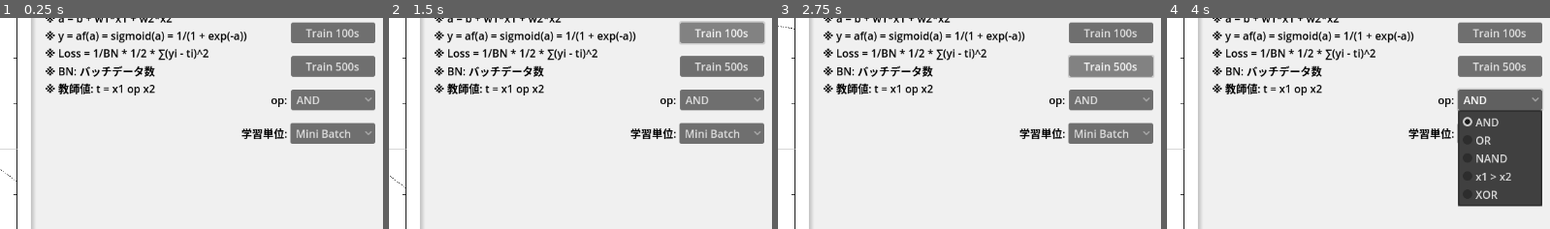
Above: before the commit, frames 1-4 (left to right).
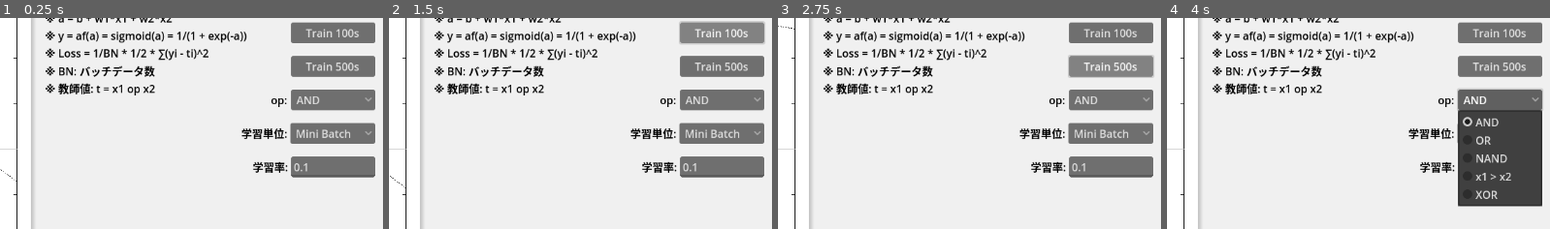
Above: after the commit, the same moments.

Repository: vivisuke/VisualFCL
Game: Godot game, scene res://fc1layer_scene.tscn
Same seed, same stepped clock (60 frames per second), same inputs: the game is played once before the commit and once after it.
Inputs:
- Up to frame 1 (0.25 s): no input
- Up to frame 2 (1.5 s): click "Train 1 Step" at 0.5 s; click "Train 100s" at 1.25 s
- Up to frame 3 (2.75 s): click "Train 500s" at 2 s
- Up to frame 4 (4 s): click "Init" at 2.75 s; click "AND" at 3.5 s
The pictures show only the part of the screen within x 50-100%, y 17-67%; the shares and areas given below are measured in that part.

The runs differ from the first frame. In frame 1, 2.5% of the frame differs, in the area x 66-98%, y 65-76%; in frame 2, 2.5%; in frame 3, 2.5%; in frame 4, 0.3%.

Commit message:
0024 ◎ C 06/14 06/15 0.001│ToDo│学習係数ラインエディット設置

Diff:
--- a/VisualFCL/fc1layer_scene.tscn
+++ b/VisualFCL/fc1layer_scene.tscn
@@ -160,6 +160,21 @@
 horizontal_alignment = 2
 vertical_alignment = 1
 
+[node name="LearningRate" type="LineEdit" parent="."]
+offset_left = 1011.0
+offset_top = 325.0
+offset_right = 1136.0
+offset_bottom = 356.0
+text = "0.1"
+
+[node name="Label" type="Label" parent="LearningRate"]
+offset_left = -91.0
+offset_bottom = 31.0
+theme_override_colors/font_color = Color(0, 0, 0, 1)
+text = "学習率: "
+horizontal_alignment = 2
+vertical_alignment = 1
+
 [connection signal="pressed" from="InitButton" to="." method="_on_init_button_pressed"]
 [connection signal="pressed" from="Train1Button" to="." method="_on_train_1_button_pressed"]
 [connection signal="pressed" from="Train100Button" to="." method="_on_train_100_button_pressed"]
--- a/VisualFCL/scripts/fc1layer_scene.gd
+++ b/VisualFCL/scripts/fc1layer_scene.gd
@@ -126,13 +126,16 @@
 	$GraphRect.vec_weight = vec_weight
 	$GraphRect.queue_redraw()
 func _on_train_1_button_pressed():
+	ALPHA = float($LearningRate.text)
 	do_train()
 	pass # Replace with function body.
 func _on_train_100_button_pressed():
 	n_train = 100
+	ALPHA = float($LearningRate.text)
 	pass # Replace with function body.
 func _on_train_500_button_pressed():
 	n_train = 500
+	ALPHA = float($LearningRate.text)
 	pass # Replace with function body.
 func _on_operator_button_item_selected(index):
 	ope = index
Not shown, changed: VisualFCL.spr
